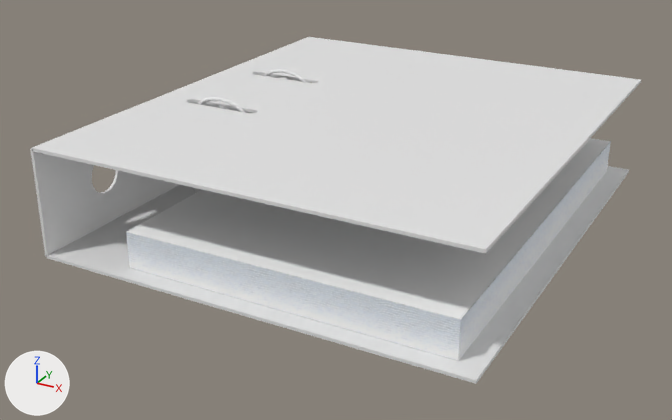
One commit to the Blender file Frontend/3D Source Files/File/File.blend: the scene before it, then after it.
Camera for both pictures: a camera (50 mm lens) standing at (0.263, -0.524, 0.256) and looking at (-0.013, -0.023, 0.006). The axes (+X, +Y, +Z) are drawn at lower left. The lights are the same throughout.

Names of what the first picture shows: 'File Back', 'File Bottom', 'File Top', 'Paper Stack'.
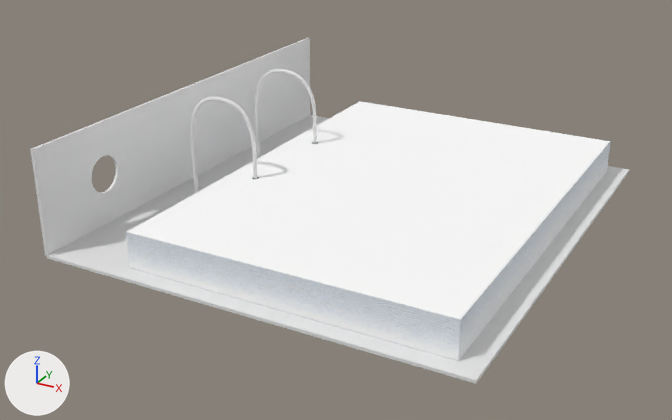
What differs and where, as boxes (x1, y1, x2, y2) in the pictures (672 x 420 px):
'File Top', hidden
    before: (31, 37, 641, 254)
'File Back', unchanged, uncovered by the edit
    before: (30, 75, 310, 257)
    after: (30, 38, 310, 257)
'Splines', unchanged, uncovered by the edit
    before: (194, 69, 307, 194)
    after: (191, 69, 317, 194)

What the commit changed:
Object 'File Top' (ob_file_top) is now hidden.
